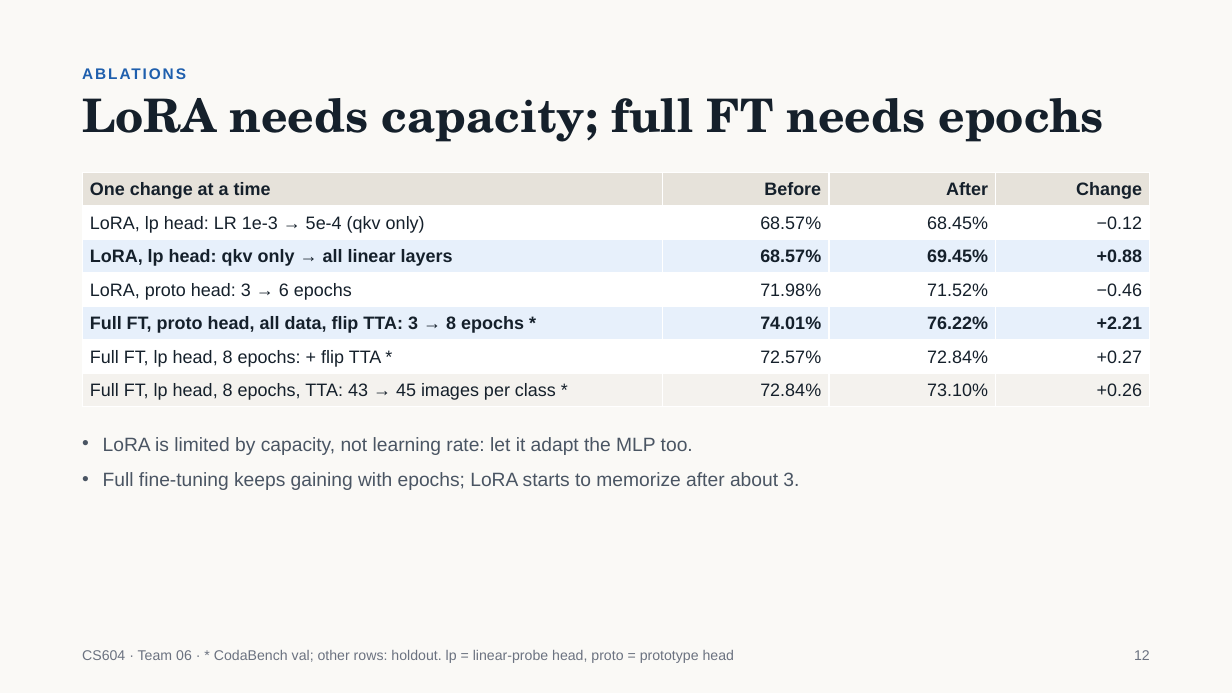
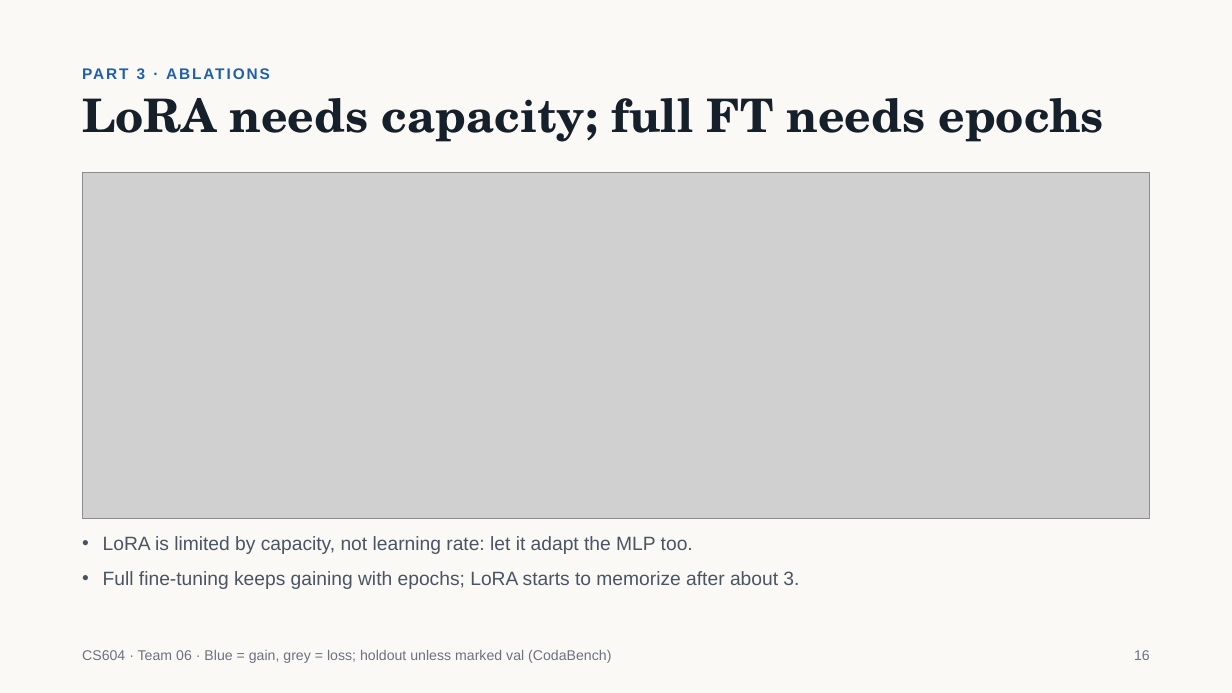
Before and after one commit to jiaobuchong/deep-cv, a slide deck: slide 16 of cs604_team06_slides.pptx (slide 12 before the commit). Drawn at 1232x693 pixels with LibreOffice and Linux fonts; fonts in the diff are those of the drawing; grey boxes stand for pictures. Boxes give left, top, right and bottom in pixels: in the first picture for what was removed or moved away, otherwise in the second. Text is boxed around its words. In the diff, an @@ line names an element or a change of style, - is before the commit and + after.

```diff
--- a/cs604_team06_slides.pptx
+++ b/cs604_team06_slides.pptx
@@ text at <box>137,68,146,79</box>: text changed @@
-ABLATIONS
+PART 3 · ABLATIONS
@@ table removed at <box>82,173,1152,408</box>, 7 rows, 4 columns @@
-One change at a time | Before | After | Change
-LoRA, lp head: LR 1e-3 → 5e-4 (qkv only) | 68.57% | 68.45% | −0.12
-LoRA, lp head: qkv only → all linear layers | 68.57% | 69.45% | +0.88
-LoRA, proto head: 3 → 6 epochs | 71.98% | 71.52% | −0.46
-Full FT, proto head, all data, flip TTA: 3 → 8 epochs * | 74.01% | 76.22% | +2.21
-Full FT, lp head, 8 epochs: + flip TTA * | 72.57% | 72.84% | +0.27
-Full FT, lp head, 8 epochs, TTA: 43 → 45 images per class * | 72.84% | 73.10% | +0.26
@@ picture added at <box>82,173,1151,519</box> @@
@@ text "LoRA is limited by capacity, ...": place and size @@
-text "LoRA is limited by capacity, ..." at <box>103,437,799,490</box>
+text "LoRA is limited by capacity, ..." at <box>103,536,799,589</box>
@@ text at <box>82,650,611,663</box>: text changed @@
-CS604 · Team 06 · * CodaBench val; other rows: holdout. lp = linear-probe head, proto = prototype head
+CS604 · Team 06 · Blue = gain, grey = loss; holdout unless marked val (CodaBench)
@@ text at <box>1134,650,1150,660</box>: text changed @@
-12
+16
```
Also in this commit, not shown: 17 other slides changed, 5 slides added, 1 slide removed, 51 other files.
